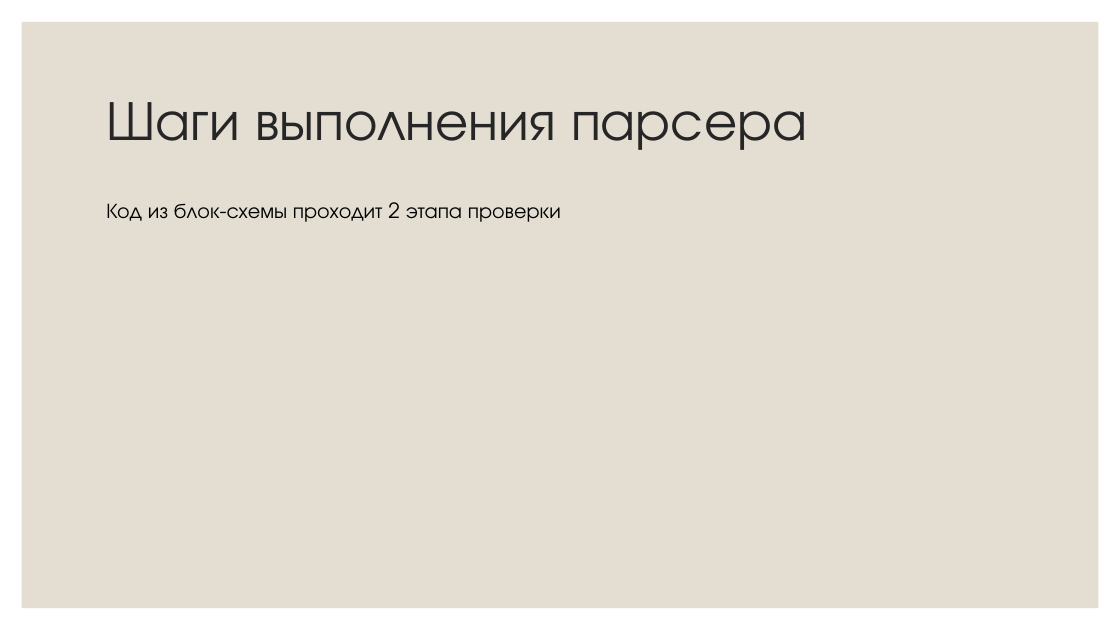
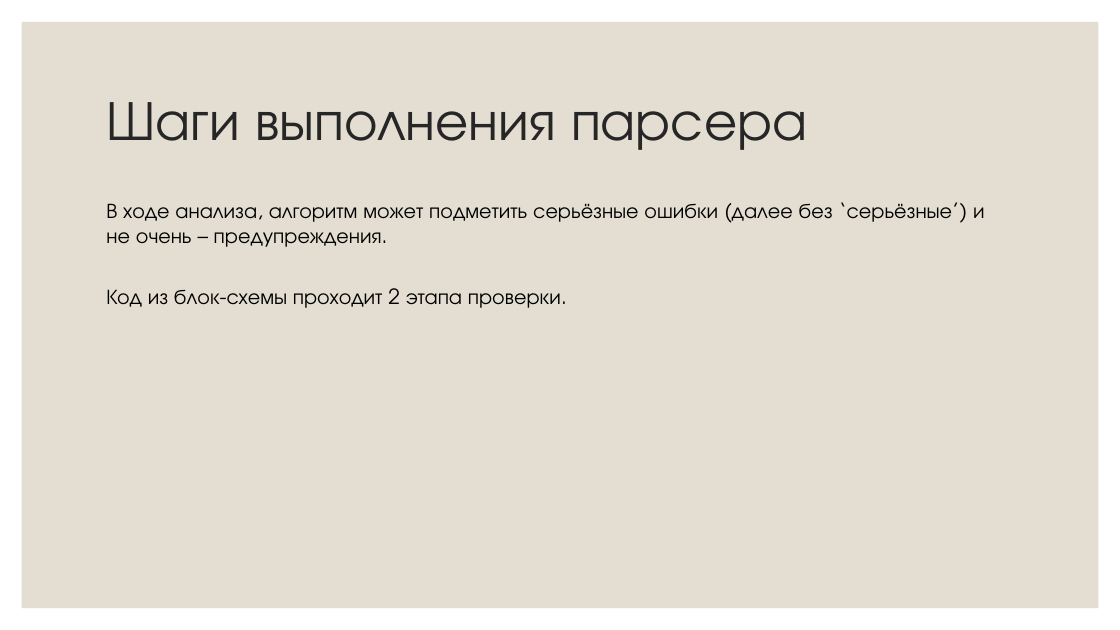
Before and after one commit to NemoNology/Programing-languages-theory, a slide deck: slide 16 of Lab-s/Translator/Presentation.pptx (slide 14 before the commit). Drawn at 1120x630 pixels with LibreOffice and Linux fonts; fonts in the diff are those of the drawing. Boxes give left, top, right and bottom in pixels: in the first picture for what was removed or moved away, otherwise in the second. Text is boxed around its words. In the diff, an @@ line names an element or a change of style, - is before the commit and + after.

```diff
--- a/Lab-s/Translator/Presentation.pptx
+++ b/Lab-s/Translator/Presentation.pptx
@@ text at bbox=[106, 202, 985, 308]: text changed @@
-Код из блок-схемы проходит 2 этапа проверки
+В ходе анализа, алгоритм может подметить серьёзные ошибки (далее без ‘серьёзные’) и не очень – предупреждения.
+Код из блок-схемы проходит 2 этапа проверки.
```
Also in this commit, not shown: 7 other slides changed, 3 slides added, 2 slides removed.
